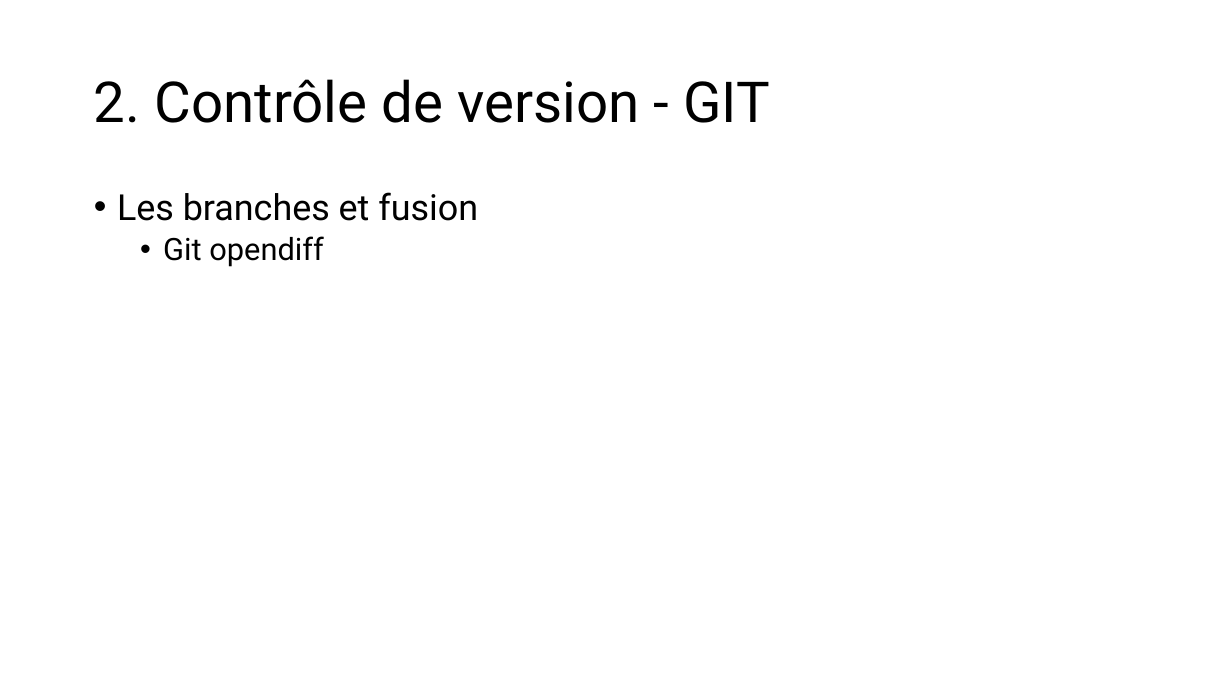
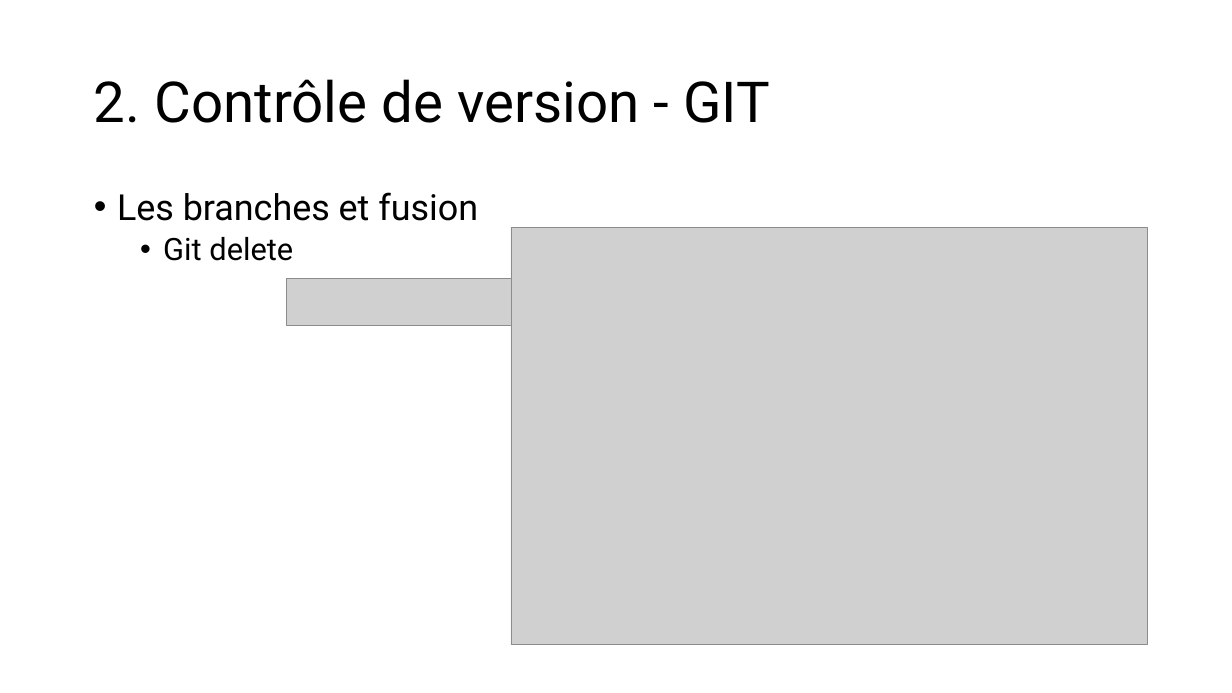
Before and after one commit to LJKhnor/Chapitre-4, a slide deck: slide 36 of Chapitre 4.pptx (slide 27 before the commit). Drawn at 1232x693 pixels with LibreOffice and Linux fonts; fonts in the diff are those of the drawing; grey boxes stand for pictures. Boxes give left, top, right and bottom in pixels: in the first picture for what was removed or moved away, otherwise in the second. Text is boxed around its words. In the diff, an @@ line names an element or a change of style, - is before the commit and + after.

```diff
--- a/Chapitre 4.pptx
+++ b/Chapitre 4.pptx
@@ text at (163, 237, 293, 261): text changed @@
-  • Git opendiff
+  • Git delete
@@ picture added at (511, 227, 1148, 645) @@
@@ picture added at (287, 278, 924, 325) @@
```
Also in this commit, not shown: 10 other slides changed, 14 slides added, 22 slides removed.
